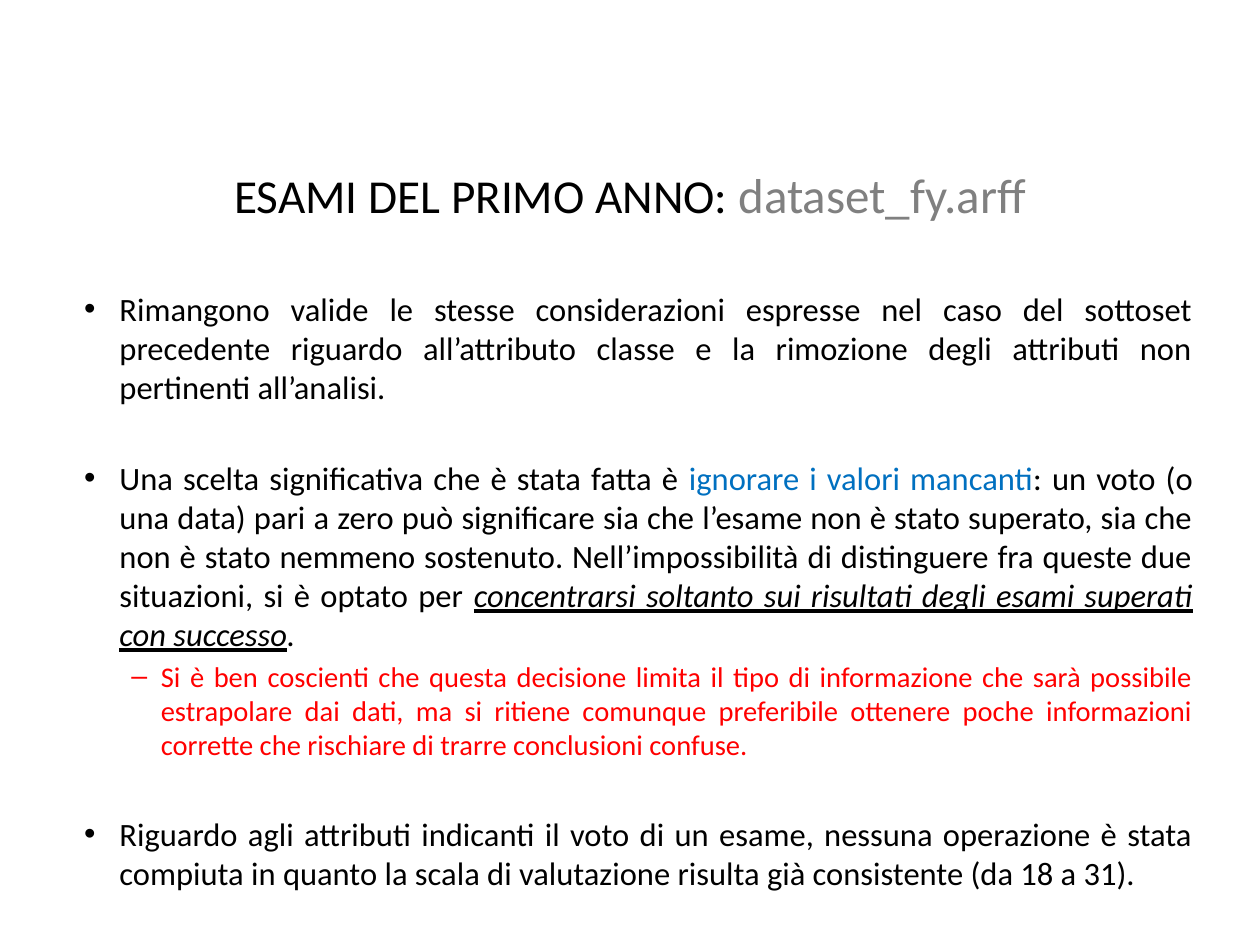
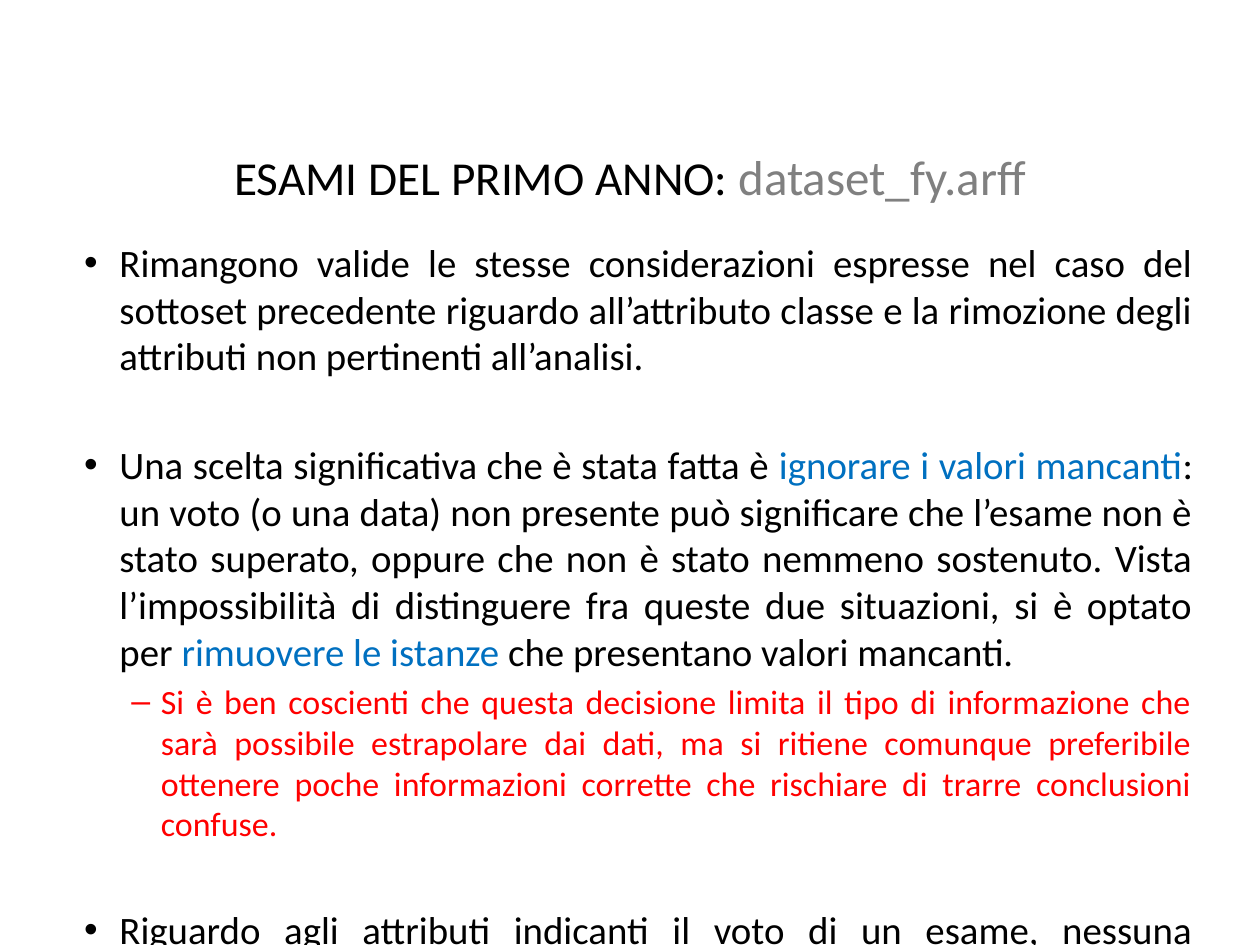
Before and after one commit to BlacknDecker/unifi, a slide deck: slide 34 of relazione.pptx. Drawn at 1260x945 pixels with LibreOffice and Linux fonts; fonts in the diff are those of the drawing; background and template pictures are left out. Boxes give left, top, right and bottom in pixels: in the first picture for what was removed or moved away, otherwise in the second. Text is boxed around its words. In the diff, an @@ line names an element or a change of style, - is before the commit and + after.

```diff
--- a/relazione.pptx
+++ b/relazione.pptx
@@ text at bbox=[300, 21, 1260, 179]: text changed; bold off @@
-PREPROCESSING: SUBSET F.Y.
+PREPROCESSING: DATASET PRIMO ANNO
@@ title "ESAMI DEL PRIMO ANNO: dataset_fy.arff": place and size @@
-title "ESAMI DEL PRIMO ANNO: dataset_fy.arff" at bbox=[234, 179, 1025, 221]
+title "ESAMI DEL PRIMO ANNO: dataset_fy.arff" at bbox=[234, 161, 1025, 203]
@@ text "Rimangono valide le stesse considerazioni ...": place and size @@
-text "Rimangono valide le stesse considerazioni ..." at bbox=[119, 298, 1193, 852]
+text "Rimangono valide le stesse considerazioni ..." at bbox=[119, 250, 1193, 945]
@@ text at bbox=[119, 250, 1192, 945]: size 18.6 to 22.2 pt in "Rimangono valide le stesse considerazioni espresse nel ...", "Riguardo agli attributi indicanti il voto di ..."; size 16.3 to 19.4 pt in "Si è ben coscienti che questa decisione ..." @@
@@ text at bbox=[119, 452, 1193, 673]: text changed; size 18.6 to 22.2 pt @@
-• Una scelta significativa che è stata fatta è ignorare i valori mancanti: un voto (o una data) pari a zero può significare sia che l’esame non è stato superato, sia che non è stato nemmeno sostenuto. Nell’impossibilità di distinguere fra queste due situazioni, si è optato per concentrarsi soltanto sui risultati degli esami superati con successo.
+• Una scelta significativa che è stata fatta è ignorare i valori mancanti: un voto (o una data) non presente può significare che l’esame non è stato superato, oppure che non è stato nemmeno sostenuto. Vista l’impossibilità di distinguere fra queste due situazioni, si è optato per rimuovere le istanze che presentano valori mancanti.
```
Also in this commit, not shown: 22 other slides changed, 12 slides added, 58 other files.
